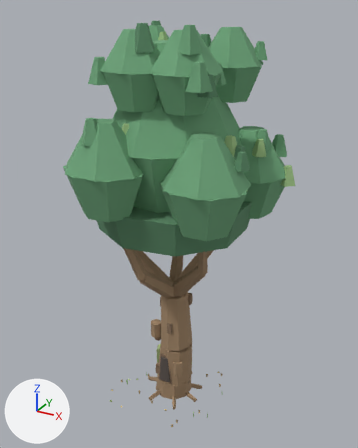
The OBJ model src/models/tree_oak_old.obj: old version first, new version second.
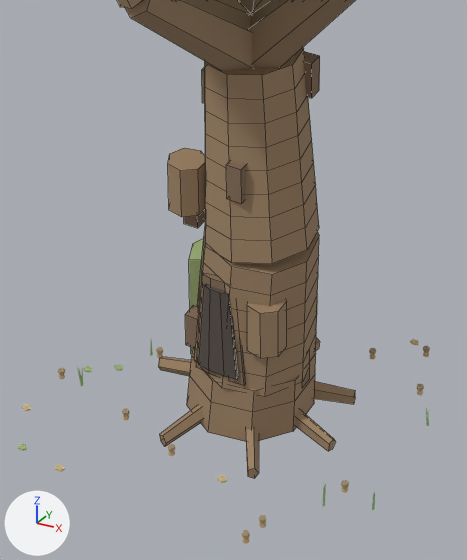
The first picture shows the older version from a 50 mm camera at (9.11, -16.02, 16.48) aimed at (0.07, 0.41, 8.27). The close-ups show the older and then the newer version on the part from 29% to 65% of the width and 62% to 96% of the height of that picture. Only the edits that show in the close-ups are written down. Arrows for +X, +Y and +Z are at lower left; the lights stay in place. The close-ups show mesh edges as thin lines. Where no turn or scale is listed for an object, it has been applied to the vertices.

The scene before the commit, as lines of its bpy script (objects in view):
```python
ob_bark_ridge = bpy.data.objects.new('Bark.Ridge', me_bark_ridge)
ob_bark_ridge.location = (0.0, 0.0, 0.0)
ob_bark_ridge_001 = bpy.data.objects.new('Bark.Ridge.001', me_bark_ridge_001)
ob_bark_ridge_001.location = (0.0, 0.0, 0.0)
ob_bark_ridge_002 = bpy.data.objects.new('Bark.Ridge.002', me_bark_ridge_002)
ob_bark_ridge_002.location = (0.0, 0.0, 0.0)
ob_bark_ridge_004 = bpy.data.objects.new('Bark.Ridge.004', me_bark_ridge_004)
ob_bark_ridge_004.location = (0.0, 0.0, 0.0)
ob_bark_ridge_007 = bpy.data.objects.new('Bark.Ridge.007', me_bark_ridge_007)
ob_bark_ridge_007.location = (0.0, 0.0, 0.0)
ob_moss = bpy.data.objects.new('Moss', me_moss)
ob_moss.location = (0.0, 0.0, 0.0)
ob_trunk_014 = bpy.data.objects.new('Trunk.014', me_trunk_014)
ob_trunk_014.location = (0.0, 0.0, 0.0)
# also in view: 'Trunk.013' at (0.21, -0.1, 2.89); 'Trunk.010' at (0.14, -0.08, 1.94); 'Root.001' at (-0.34, -0.75, 0.13); 'Branch.009' at (-0.03, -0.99, 6.0); 'Trunk.002' at (0.11, -0.07, 4.76)
```
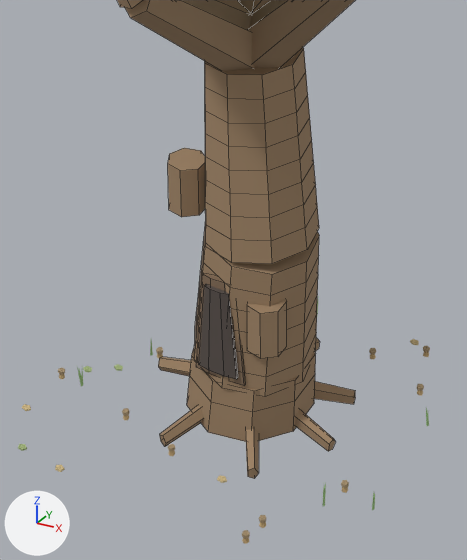
Pixel boxes [x1, y1, x2, y2] of what changed, in the close-ups (467 x 560 px):
'Bark.Ridge', deleted (brown): before [227, 163, 247, 203]
'Moss', deleted (green): before [189, 238, 204, 354]
'Bark.Ridge.001', deleted (brown): before [303, 52, 320, 98]
'Bark.Ridge.007', deleted (brown): before [185, 305, 198, 348]
'Bark.Ridge.004', deleted: before [184, 210, 206, 228]
'Bark.Ridge.002', deleted (mostly hidden): before [202, 67, 205, 103]

What the commit changed:
Object 'Bark.Ridge' (ob_bark_ridge) is deleted.
Object 'Bark.Ridge.001' (ob_bark_ridge_001) is deleted.
Object 'Bark.Ridge.002' (ob_bark_ridge_002) is deleted.
Object 'Bark.Ridge.004' (ob_bark_ridge_004) is deleted.
Object 'Bark.Ridge.007' (ob_bark_ridge_007) is deleted.
Object 'Moss' (ob_moss) is deleted.
